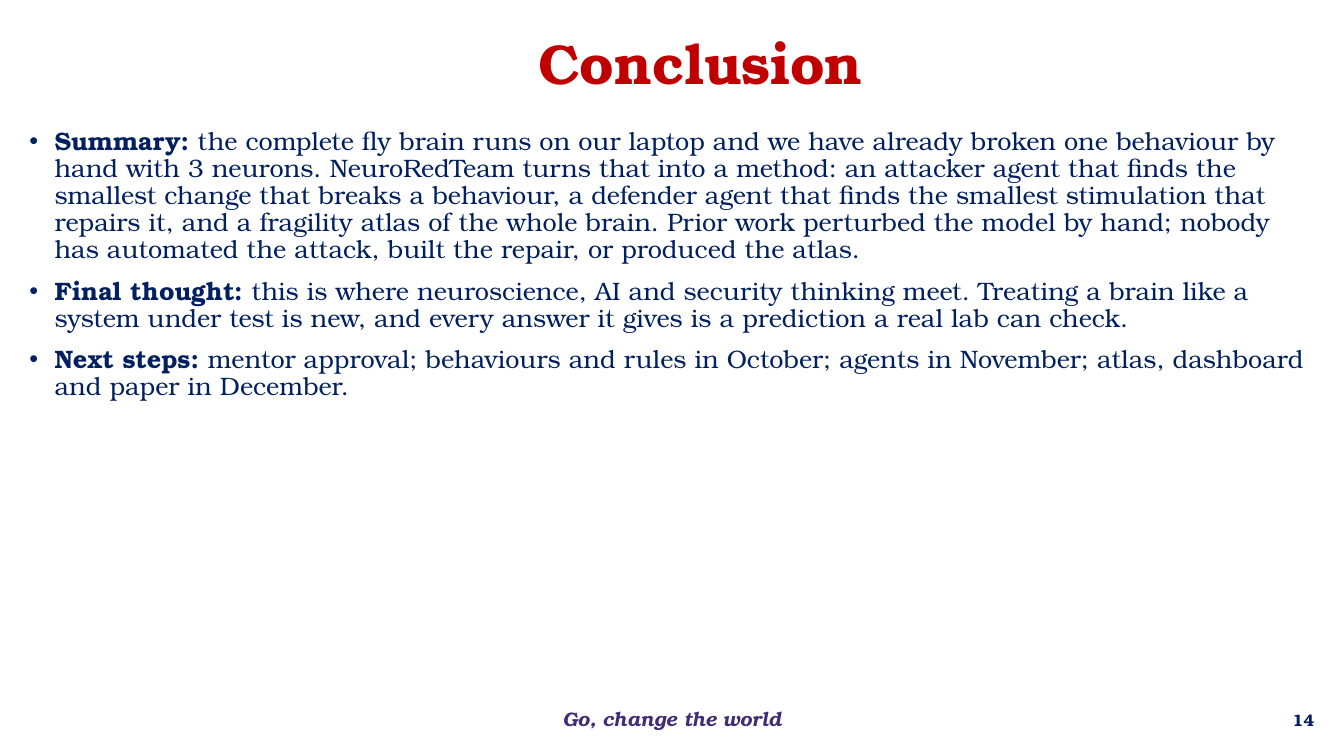
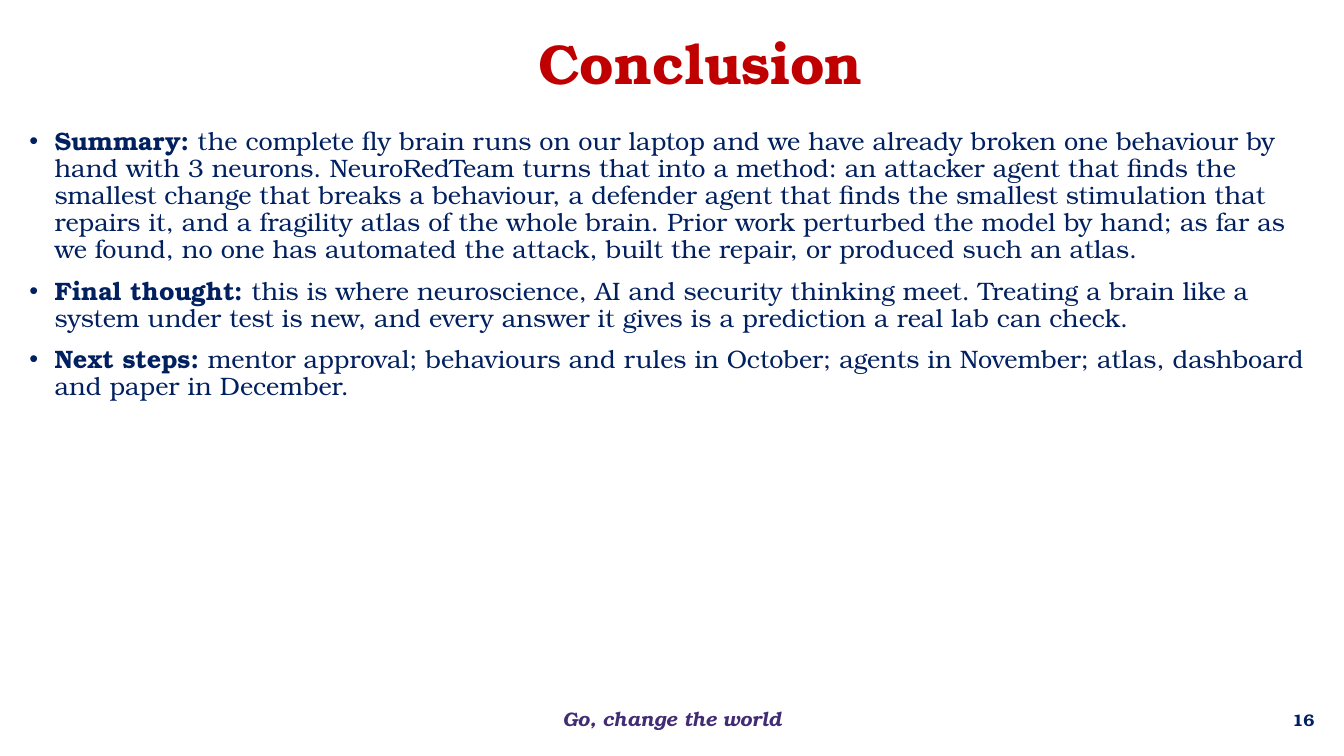
Before and after one commit to BHARATH9629/FlyBrainMappingSimulation, a slide deck: slide 16 of NeuroRedTeam_Phase1.pptx (slide 14 before the commit). Drawn at 1344x756 pixels with LibreOffice and Linux fonts; fonts in the diff are those of the drawing; background and template pictures are left out. Boxes give left, top, right and bottom in pixels: in the first picture for what was removed or moved away, otherwise in the second. Text is boxed around its words. In the diff, an @@ line names an element or a change of style, - is before the commit and + after.

```diff
--- a/NeuroRedTeam_Phase1.pptx
+++ b/NeuroRedTeam_Phase1.pptx
@@ text at <box>55,131,1285,264</box>: text changed @@
-• Summary: the complete fly brain runs on our laptop and we have already broken one behaviour by hand with 3 neurons. NeuroRedTeam turns that into a method: an attacker agent that finds the smallest change that breaks a behaviour, a defender agent that finds the smallest stimulation that repairs it, and a fragility atlas of the whole brain. Prior work perturbed the model by hand; nobody has automated the attack, built the repair, or produced the atlas.
+• Summary: the complete fly brain runs on our laptop and we have already broken one behaviour by hand with 3 neurons. NeuroRedTeam turns that into a method: an attacker agent that finds the smallest change that breaks a behaviour, a defender agent that finds the smallest stimulation that repairs it, and a fragility atlas of the whole brain. Prior work perturbed the model by hand; as far as we found, no one has automated the attack, built the repair, or produced such an atlas.
@@ page number at <box>1292,714,1314,726</box>: text changed @@
-14
+16
```
Also in this commit, not shown: 6 other slides changed, 2 slides added, 5 other files.
